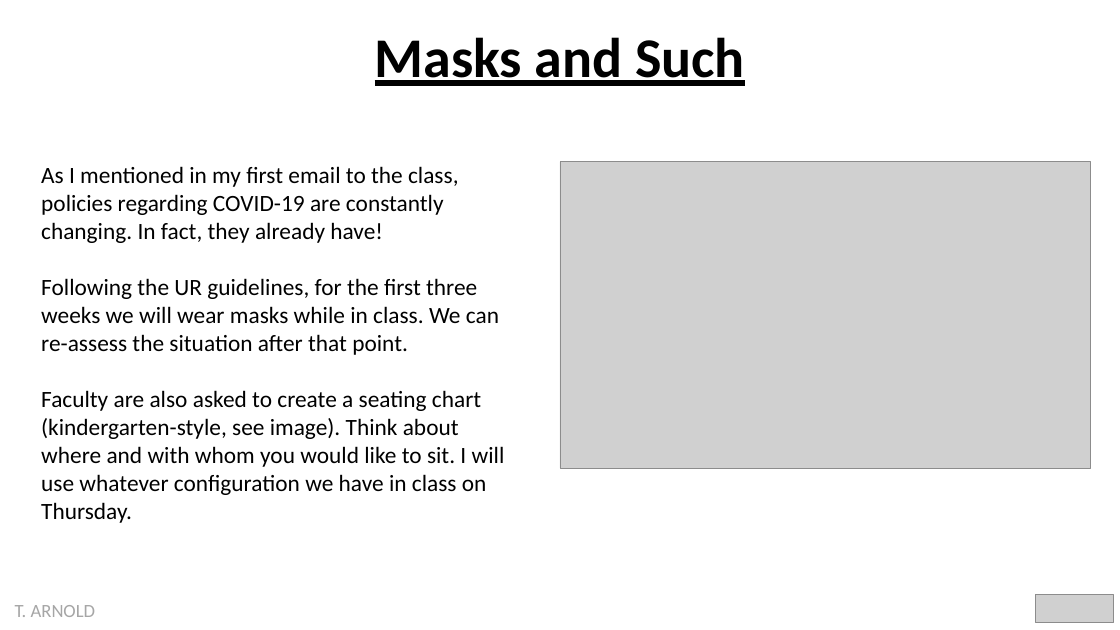
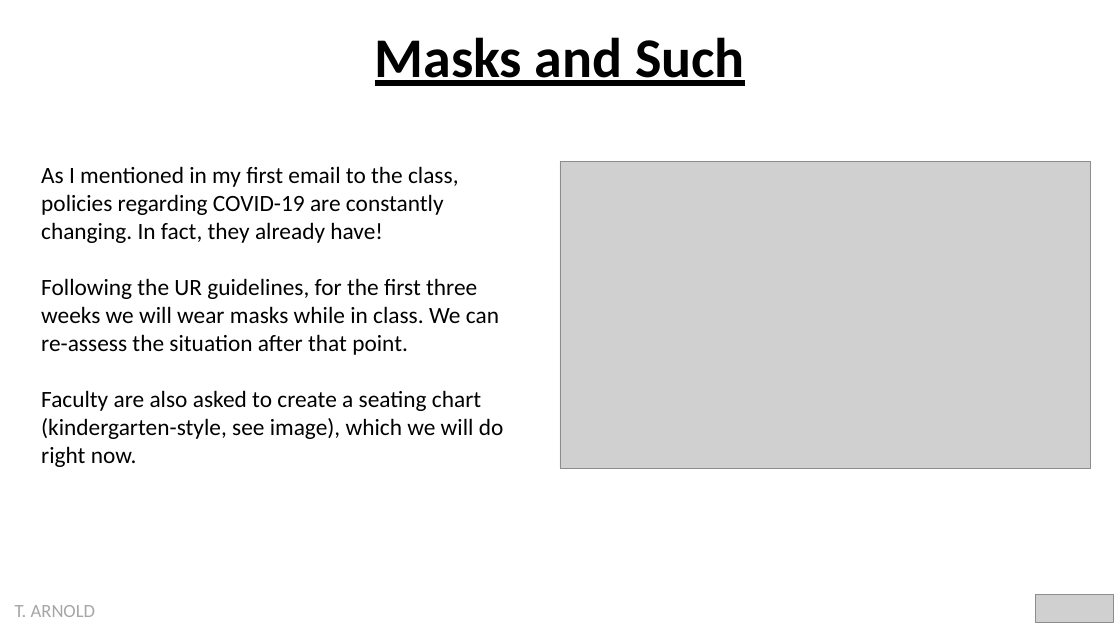
Before and after one commit to statsmaths/dsst289-f21, a slide deck: slide 6 of pslides/introduction.pptx (slide 12 before the commit). Drawn at 1120x630 pixels with LibreOffice and Linux fonts; fonts in the diff are those of the drawing; grey boxes stand for pictures. Boxes give left, top, right and bottom in pixels: in the first picture for what was removed or moved away, otherwise in the second. Text is boxed around its words. In the diff, an @@ line names an element or a change of style, - is before the commit and + after.

```diff
--- a/pslides/introduction.pptx
+++ b/pslides/introduction.pptx
@@ text at (x1=41, y1=390, x2=504, y2=467): text changed @@
-Faculty are also asked to create a seating chart (kindergarten-style, see image). Think about where and with whom you would like to sit. I will use whatever configuration we have in class on Thursday.
+Faculty are also asked to create a seating chart (kindergarten-style, see image), which we will do right now.
```
Also in this commit, not shown: 4 other slides changed, 5 slides added, 9 slides removed, 2 other files.
